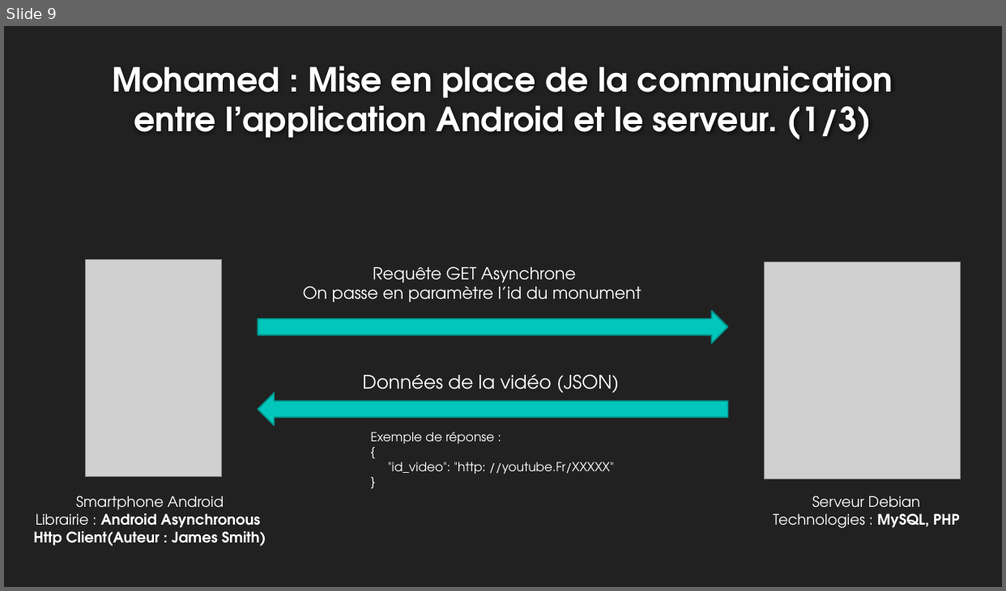
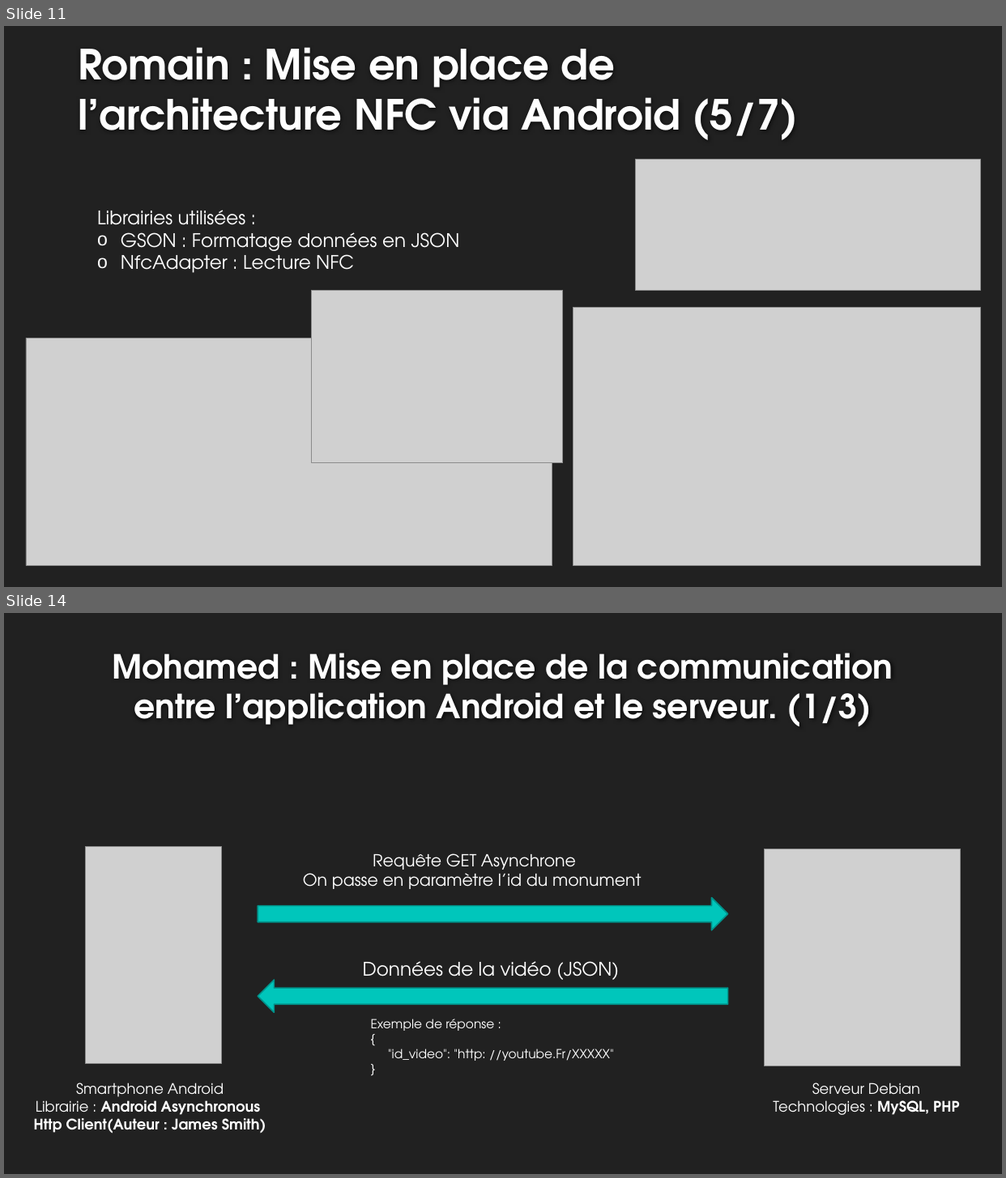
Before and after one commit to rlembo06/VR_tourism, a slide deck: annexes/slides-VR_Tourism.pptx. Shown one above the other, each under a label of ours: slide 9 before the commit, slides 11 and 14 after it; the slides between them are not shown. The pictures are 1006x591 and 1006x1178 pixels, drawn with LibreOffice and Linux fonts; fonts in the diff are those of the drawing; grey boxes stand for pictures; background and template pictures are left out. Boxes give left, top, right and bottom in pixels: in the first picture for what was removed or moved away, otherwise in the second. Text is boxed around its words. In the diff, an @@ line names an element or a change of style, - is before the commit and + after.

Commit message:
MAJ slides Romain

```diff
--- a/annexes/slides-VR_Tourism.pptx
+++ b/annexes/slides-VR_Tourism.pptx
@@ slide 11 added at (4, 26, 1002, 587), background #212121 @@
@@ title added at (78, 47, 798, 140), 40 pt, text #FEFEFE, bold @@
+Romain : Mise en place de
+l’architecture NFC via Android (5/7)
@@ picture added at (635, 160, 980, 290) @@
@@ text added at (97, 210, 460, 273), 18 pt, text #FFFFFF @@
+Librairies utilisées :
+o GSON : Formatage données en JSON
+o NfcAdapter : Lecture NFC
@@ picture added at (312, 290, 563, 463) @@
@@ picture added at (573, 308, 981, 565) @@
@@ picture added at (26, 338, 552, 565) @@
@@ what was slide 9 is now slide 14 @@
```
Also in this commit, not shown: 2 slides changed, 4 other slides added, 9 other files.
